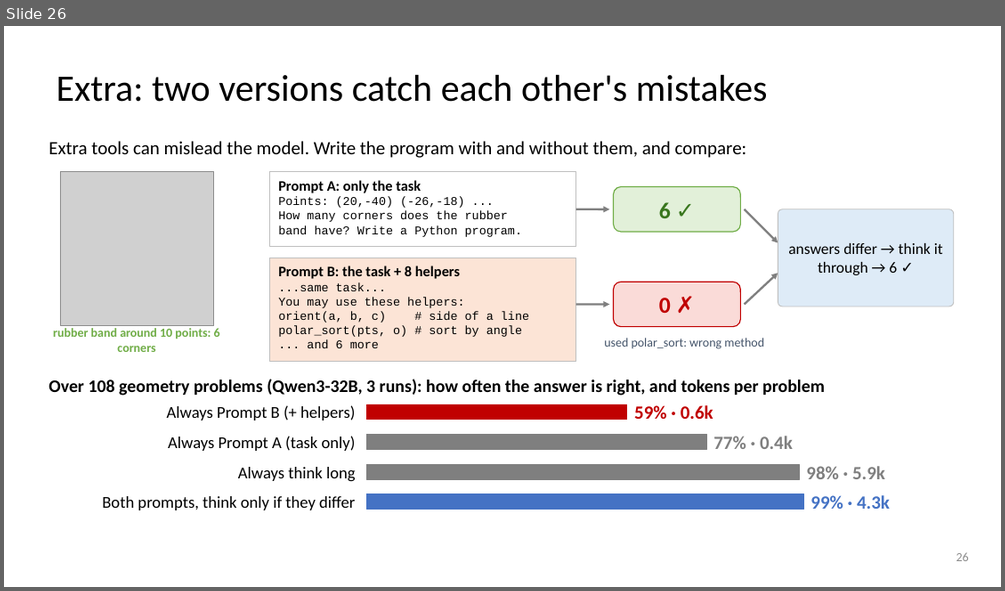
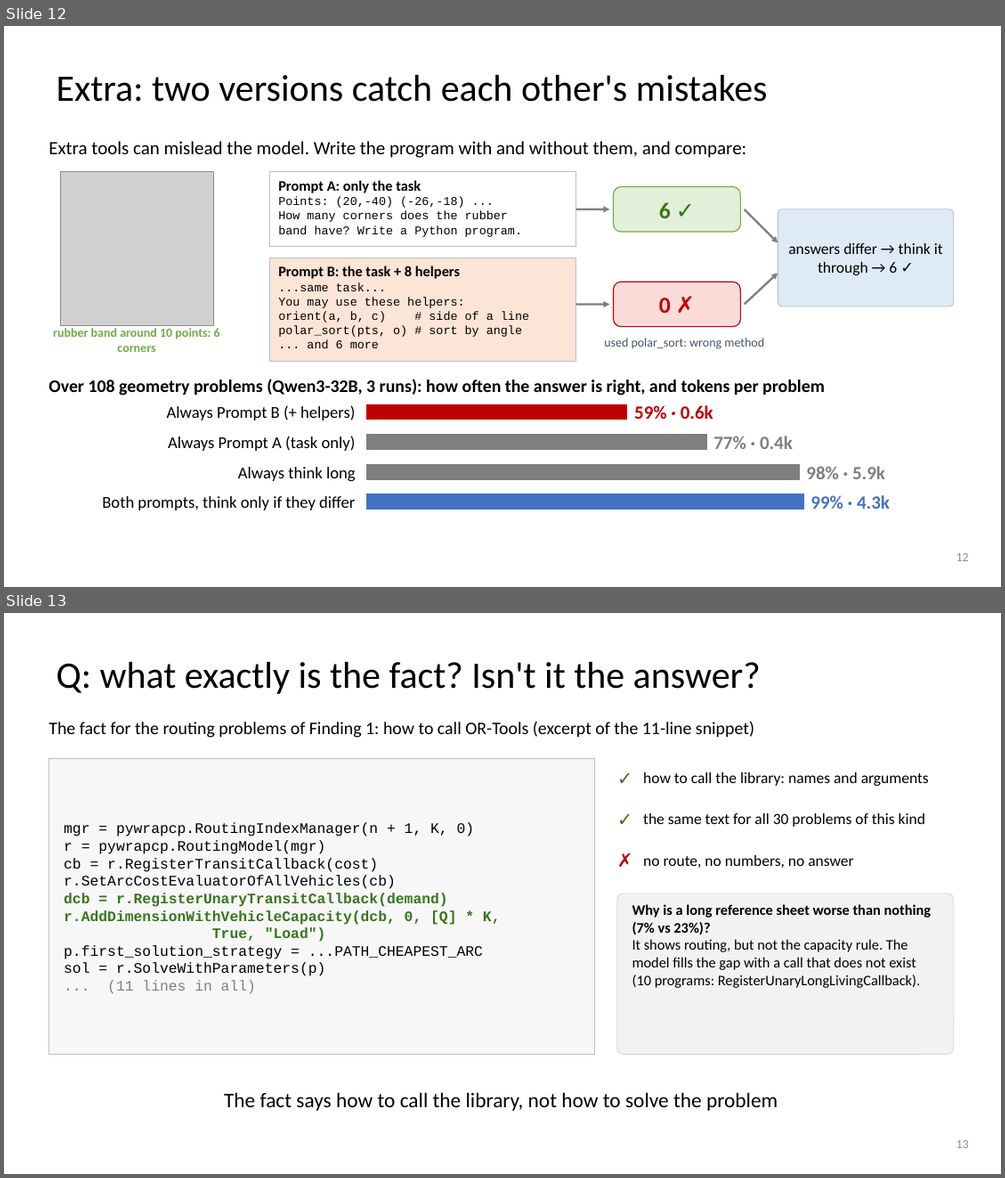
Before and after one commit to dlwns147/CSED490E_Project_Team5, a slide deck: PROPOSAL_slides.pptx. Shown one above the other, each under a label of ours: slide 26 before the commit, slides 12 and 13 after it. The pictures are 1005x591 and 1005x1178 pixels, drawn with LibreOffice and Linux fonts; fonts in the diff are those of the drawing; grey boxes stand for pictures. Boxes give left, top, right and bottom in pixels: in the first picture for what was removed or moved away, otherwise in the second. Text is boxed around its words. In the diff, an @@ line names an element or a change of style, - is before the commit and + after.

```diff
--- a/PROPOSAL_slides.pptx
+++ b/PROPOSAL_slides.pptx
@@ slide 13 added at box(4, 613, 1001, 1174), background #FFFFFF @@
@@ title added at box(57, 662, 760, 694), 36 pt, text #000000 @@
+Q: what exactly is the fact? Isn't it the answer?
@@ text added at box(48, 721, 754, 738), 17 pt, text #000000 @@
+The fact for the routing problems of Finding 1: how to call OR-Tools (excerpt of the 11-line snippet)
@@ rectangle added at box(48, 759, 595, 1054), fill #F7F7F7, outline #BFBFBF 0.75 pt @@
@@ text added at box(617, 759, 643, 796), 18 pt, text #38761D, bold @@
+✓
@@ text added at box(643, 772, 929, 786), 15 pt, text #000000 @@
+how to call the library: names and arguments
@@ text added at box(64, 822, 501, 994), 14 pt, text #000000 @@
+mgr = pywrapcp.RoutingIndexManager(n + 1, K, 0)
+r = pywrapcp.RoutingModel(mgr)
+cb = r.RegisterTransitCallback(cost)
+r.SetArcCostEvaluatorOfAllVehicles(cb)
+dcb = r.RegisterUnaryTransitCallback(demand)
+r.AddDimensionWithVehicleCapacity(dcb, 0, [Q] * K,
+True, "Load")
+p.first_solution_strategy = ...PATH_CHEAPEST_ARC
+sol = r.SolveWithParameters(p)
+... (11 lines in all)
@@ text added at box(617, 800, 643, 837), 18 pt, text #38761D, bold @@
+✓
@@ text added at box(643, 813, 925, 827), 15 pt, text #000000 @@
+the same text for all 30 problems of this kind
@@ text added at box(617, 841, 643, 878), 18 pt, text #C00000, bold @@
+✗
@@ text added at box(643, 855, 853, 868), 15 pt, text #000000 @@
+no route, no numbers, no answer
@@ rounded rectangle added at box(617, 893, 954, 1054), fill #F2F2F2, outline #D9D9D9 0.75 pt @@
@@ text added at box(632, 904, 931, 988), 14 pt, text #000000 @@
+Why is a long reference sheet worse than nothing (7% vs 23%)?
+It shows routing, but not the capacity rule. The model fills the gap with a call that does not exist (10 programs: RegisterUnaryLongLivingCallback).
@@ text added at box(224, 1092, 777, 1111), 20 pt, text #000000 @@
+The fact says how to call the library, not how to solve the problem
@@ page number added at box(956, 1140, 969, 1148), 12 pt, text #8C8C8C @@
+13
@@ what was slide 26 is now slide 12 @@
@@ page number at box(956, 553, 969, 561): text changed @@
-26
+12
```
Also in this commit, not shown: 7 slides changed, 3 other slides added, 4 slides removed, 10 other files.
